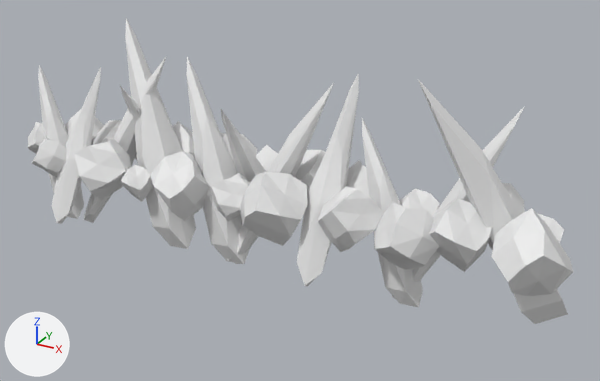
The Blender file Assets/Objects/Characters/Earth Mage/earth_mage_purple.blend: old version first, new version second.
Both versions are drawn from a 50 mm lens placed at (23.7, -38.5, 20.5), pointed at (1.9, 1.0, 0.8). Every picture has the same lights, and +X, +Y and +Z are marked at lower left. The same objects are shown in both versions, whatever each file hides.

Script lines for the objects in view, before the commit:
```python
ob_auto_attacks_projectile_3 = bpy.data.objects.new('auto attacks projectile 3', me_cube_021)
ob_auto_attacks_projectile_3.location = (-4.33, -1.9, -3.33)
ob_auto_attacks_projectile_3.rotation_euler = (-1.571, -0.558, -0.581)  # degrees (-90, -32, -33)
ob_auto_attacks_projectile_3.scale = (1.12, 1.15, 1.15)
ob_auto_attacks_projectile_3_001 = bpy.data.objects.new('auto attacks projectile 3.001', me_cube_000)
ob_auto_attacks_projectile_3_001.location = (-13.18, -1.5, -3.53)
ob_auto_attacks_projectile_3_001.rotation_euler = (-1.571, -0.47, 3.639)  # degrees (-90, -27, 208)
ob_auto_attacks_projectile_3_001.scale = (0.93, 0.955, 0.955)
ob_auto_attacks_projectile_3_002 = bpy.data.objects.new('auto attacks projectile 3.002', me_cube_001)
ob_auto_attacks_projectile_3_002.location = (-9.38, 4.42, -2.68)
ob_auto_attacks_projectile_3_002.rotation_euler = (-1.571, -0.517, 1.571)  # degrees (-90, -30, 90)
ob_auto_attacks_projectile_3_002.scale = (0.768, 0.788, 0.789)
ob_auto_attacks_projectile_3_003 = bpy.data.objects.new('auto attacks projectile 3.003', me_cube_010)
ob_auto_attacks_projectile_3_003.location = (-0.24, -1.9, -3.33)
ob_auto_attacks_projectile_3_003.rotation_euler = (-1.571, -0.558, -0.581)  # degrees (-90, -32, -33)
ob_auto_attacks_projectile_3_003.scale = (0.966, 0.991, 0.992)
ob_auto_attacks_projectile_3_004 = bpy.data.objects.new('auto attacks projectile 3.004', me_cube_011)
ob_auto_attacks_projectile_3_004.location = (-1.58, -1.65, -3.53)
ob_auto_attacks_projectile_3_004.rotation_euler = (-1.571, -0.47, 3.639)  # degrees (-90, -27, 208)
ob_auto_attacks_projectile_3_004.scale = (0.93, 0.955, 0.955)
ob_auto_attacks_projectile_3_005 = bpy.data.objects.new('auto attacks projectile 3.005', me_cube_012)
ob_auto_attacks_projectile_3_005.location = (-1.53, 3.58, -2.68)
ob_auto_attacks_projectile_3_005.rotation_euler = (-1.571, -0.517, 1.571)  # degrees (-90, -30, 90)
ob_auto_attacks_projectile_3_005.scale = (0.768, 0.788, 0.789)
ob_auto_attacks_projectile_3_006 = bpy.data.objects.new('auto attacks projectile 3.006', me_cube_013)
ob_auto_attacks_projectile_3_006.location = (4.65, -3.39, -2.68)
ob_auto_attacks_projectile_3_006.rotation_euler = (-1.571, -0.517, 4.712)  # degrees (-90, -30, 270)
ob_auto_attacks_projectile_3_006.scale = (0.901, 0.924, 0.925)
ob_auto_attacks_projectile_3_007 = bpy.data.objects.new('auto attacks projectile 3.007', me_cube_014)
ob_auto_attacks_projectile_3_007.location = (10.62, -1.42, -3.33)
ob_auto_attacks_projectile_3_007.rotation_euler = (-1.571, -0.558, -0.581)  # degrees (-90, -32, -33)
ob_auto_attacks_projectile_3_007.scale = (0.796, 0.817, 0.818)
ob_auto_attacks_projectile_3_010 = bpy.data.objects.new('auto attacks projectile 3.010', me_cube_017)
ob_auto_attacks_projectile_3_010.location = (-12.99, -4.04, -2.68)
ob_auto_attacks_projectile_3_010.rotation_euler = (-1.571, -0.517, 4.712)  # degrees (-90, -30, 270)
ob_auto_attacks_projectile_3_010.scale = (0.768, 0.788, 0.789)
# also in view: 'auto attacks projectile 3.011' at (13.8, 0.4, 2.8); 'rock.016' at (1.1, 0.0, 1.0); 'auto attacks projectile 3.009' at (-15.9, -0.4, 1.0); 'auto attacks projectile 3.008' at (11.5, 0.6, 1.9); 'rock.011' at (-0.8, 0.8, 1.0)
```
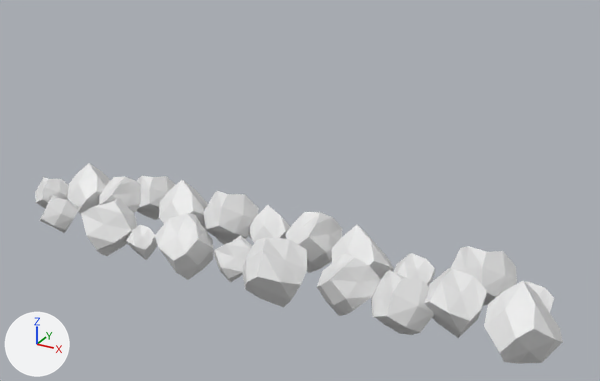
Patch to the scene script:
```diff
--- a/Assets/Objects/Characters/Earth Mage/earth_mage_purple.blend.py
+++ b/Assets/Objects/Characters/Earth Mage/earth_mage_purple.blend.py
@@ ob_auto_attacks_projectile_3 @@
 ob_auto_attacks_projectile_3.rotation_euler = (-1.571, -0.558, -0.581)  # degrees (-90, -32, -33)
-ob_auto_attacks_projectile_3.scale = (1.12, 1.15, 1.15)
+ob_auto_attacks_projectile_3.scale = (0.0, 0.0, 0.0)
@@ ob_auto_attacks_projectile_3_001 @@
 ob_auto_attacks_projectile_3_001.rotation_euler = (-1.571, -0.47, 3.639)  # degrees (-90, -27, 208)
-ob_auto_attacks_projectile_3_001.scale = (0.93, 0.955, 0.955)
+ob_auto_attacks_projectile_3_001.scale = (0.0, 0.0, 0.0)
@@ ob_auto_attacks_projectile_3_002 @@
 ob_auto_attacks_projectile_3_002.rotation_euler = (-1.571, -0.517, 1.571)  # degrees (-90, -30, 90)
-ob_auto_attacks_projectile_3_002.scale = (0.768, 0.788, 0.789)
+ob_auto_attacks_projectile_3_002.scale = (0.0, 0.0, 0.0)
@@ ob_auto_attacks_projectile_3_003 @@
 ob_auto_attacks_projectile_3_003.rotation_euler = (-1.571, -0.558, -0.581)  # degrees (-90, -32, -33)
-ob_auto_attacks_projectile_3_003.scale = (0.966, 0.991, 0.992)
+ob_auto_attacks_projectile_3_003.scale = (0.0, 0.0, 0.0)
@@ ob_auto_attacks_projectile_3_004 @@
 ob_auto_attacks_projectile_3_004.rotation_euler = (-1.571, -0.47, 3.639)  # degrees (-90, -27, 208)
-ob_auto_attacks_projectile_3_004.scale = (0.93, 0.955, 0.955)
+ob_auto_attacks_projectile_3_004.scale = (0.0, 0.0, 0.0)
@@ ob_auto_attacks_projectile_3_005 @@
 ob_auto_attacks_projectile_3_005.rotation_euler = (-1.571, -0.517, 1.571)  # degrees (-90, -30, 90)
-ob_auto_attacks_projectile_3_005.scale = (0.768, 0.788, 0.789)
+ob_auto_attacks_projectile_3_005.scale = (0.0, 0.0, 0.0)
@@ ob_auto_attacks_projectile_3_006 @@
 ob_auto_attacks_projectile_3_006.rotation_euler = (-1.571, -0.517, 4.712)  # degrees (-90, -30, 270)
-ob_auto_attacks_projectile_3_006.scale = (0.901, 0.924, 0.925)
+ob_auto_attacks_projectile_3_006.scale = (0.0, 0.0, 0.0)
@@ ob_auto_attacks_projectile_3_007 @@
 ob_auto_attacks_projectile_3_007.rotation_euler = (-1.571, -0.558, -0.581)  # degrees (-90, -32, -33)
-ob_auto_attacks_projectile_3_007.scale = (0.796, 0.817, 0.818)
+ob_auto_attacks_projectile_3_007.scale = (0.0, 0.0, 0.0)
@@ ob_auto_attacks_projectile_3_008 @@
 ob_auto_attacks_projectile_3_008.rotation_euler = (-1.571, -0.47, 3.639)  # degrees (-90, -27, 208)
-ob_auto_attacks_projectile_3_008.scale = (0.93, 0.955, 0.955)
+ob_auto_attacks_projectile_3_008.scale = (0.0, 0.0, 0.0)
@@ ob_auto_attacks_projectile_3_009 @@
 ob_auto_attacks_projectile_3_009.rotation_euler = (-1.571, -0.558, -0.581)  # degrees (-90, -32, -33)
-ob_auto_attacks_projectile_3_009.scale = (0.796, 0.817, 0.818)
+ob_auto_attacks_projectile_3_009.scale = (0.0, 0.0, 0.0)
@@ ob_auto_attacks_projectile_3_010 @@
 ob_auto_attacks_projectile_3_010.rotation_euler = (-1.571, -0.517, 4.712)  # degrees (-90, -30, 270)
-ob_auto_attacks_projectile_3_010.scale = (0.768, 0.788, 0.789)
+ob_auto_attacks_projectile_3_010.scale = (0.0, 0.0, 0.0)
@@ ob_auto_attacks_projectile_3_011 @@
 ob_auto_attacks_projectile_3_011.rotation_euler = (-1.571, -0.558, 0.347)  # degrees (-90, -32, 20)
-ob_auto_attacks_projectile_3_011.scale = (1.12, 1.15, 1.15)
+ob_auto_attacks_projectile_3_011.scale = (0.0, 0.0, 0.0)
@@ ob_rock_011 @@
 ob_rock_011 = bpy.data.objects.new('rock.011', me_cube_024)
-ob_rock_011.location = (12.83, -1.04, -0.73)
+ob_rock_011.location = (12.83, -1.04, -4.8)
 ob_rock_011.rotation_euler = (2.345, 0.799, 2.242)  # degrees (134, 46, 128)
@@ ob_rock_016 @@
 ob_rock_016 = bpy.data.objects.new('rock.016', me_cube_029)
-ob_rock_016.location = (-14.78, -1.81, -0.73)
+ob_rock_016.location = (-14.78, -1.81, -4.8)
 ob_rock_016.rotation_euler = (2.345, 0.799, 4.623)  # degrees (134, 46, 265)
```

Boxes [x1, y1, x2, y2] around the edits, measured in the pictures (600 x 381 px):
'rock.016', moved
    before: [32, 120, 573, 296]
    after: [39, 177, 563, 364]
'rock.011', moved
    before: [28, 109, 564, 272]
    after: [35, 163, 554, 338]
'auto attacks projectile 3.011', rescaled (not visible afterwards)
    before: [418, 79, 568, 324]
'auto attacks projectile 3', rescaled (not visible afterwards)
    before: [125, 19, 196, 249]
'auto attacks projectile 3.006', rescaled (not visible afterwards)
    before: [297, 74, 359, 286]
'auto attacks projectile 3.003', rescaled (not visible afterwards)
    before: [186, 57, 250, 264]
'auto attacks projectile 3.007', rescaled (not visible afterwards)
    before: [362, 118, 423, 307]
'auto attacks projectile 3.010', rescaled (not visible afterwards)
    before: [52, 67, 101, 224]
'auto attacks projectile 3.004', rescaled (not visible afterwards)
    before: [228, 83, 334, 264]
'auto attacks projectile 3.009', rescaled (not visible afterwards)
    before: [38, 65, 84, 219]
'auto attacks projectile 3.001', rescaled (not visible afterwards)
    before: [83, 57, 166, 223]
'auto attacks projectile 3.008', rescaled (not visible afterwards)
    before: [392, 106, 525, 298]
'auto attacks projectile 3.005', rescaled (not visible afterwards)
    before: [220, 108, 265, 183]
'auto attacks projectile 3.002', rescaled (not visible afterwards)
    before: [120, 86, 140, 122]
